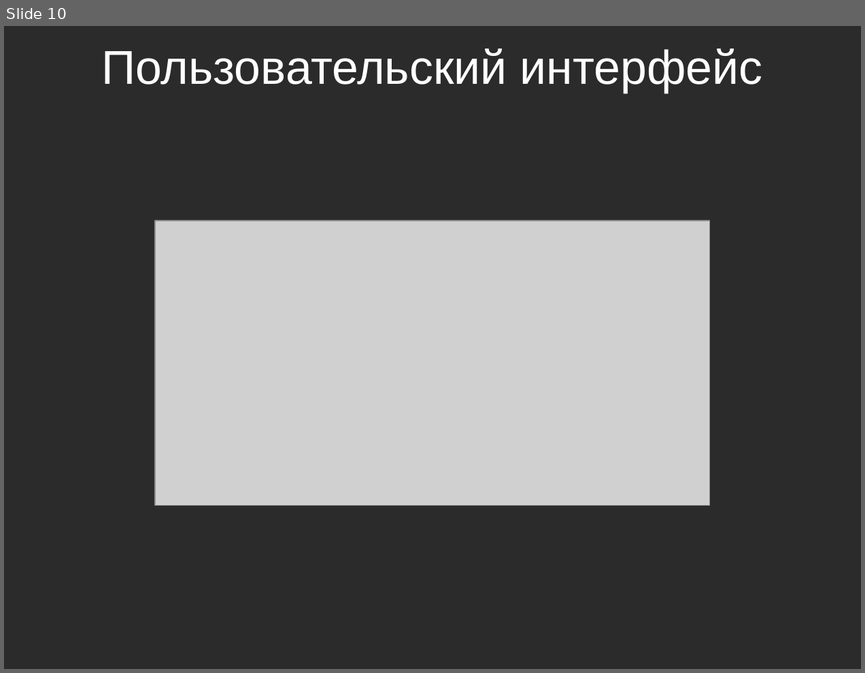
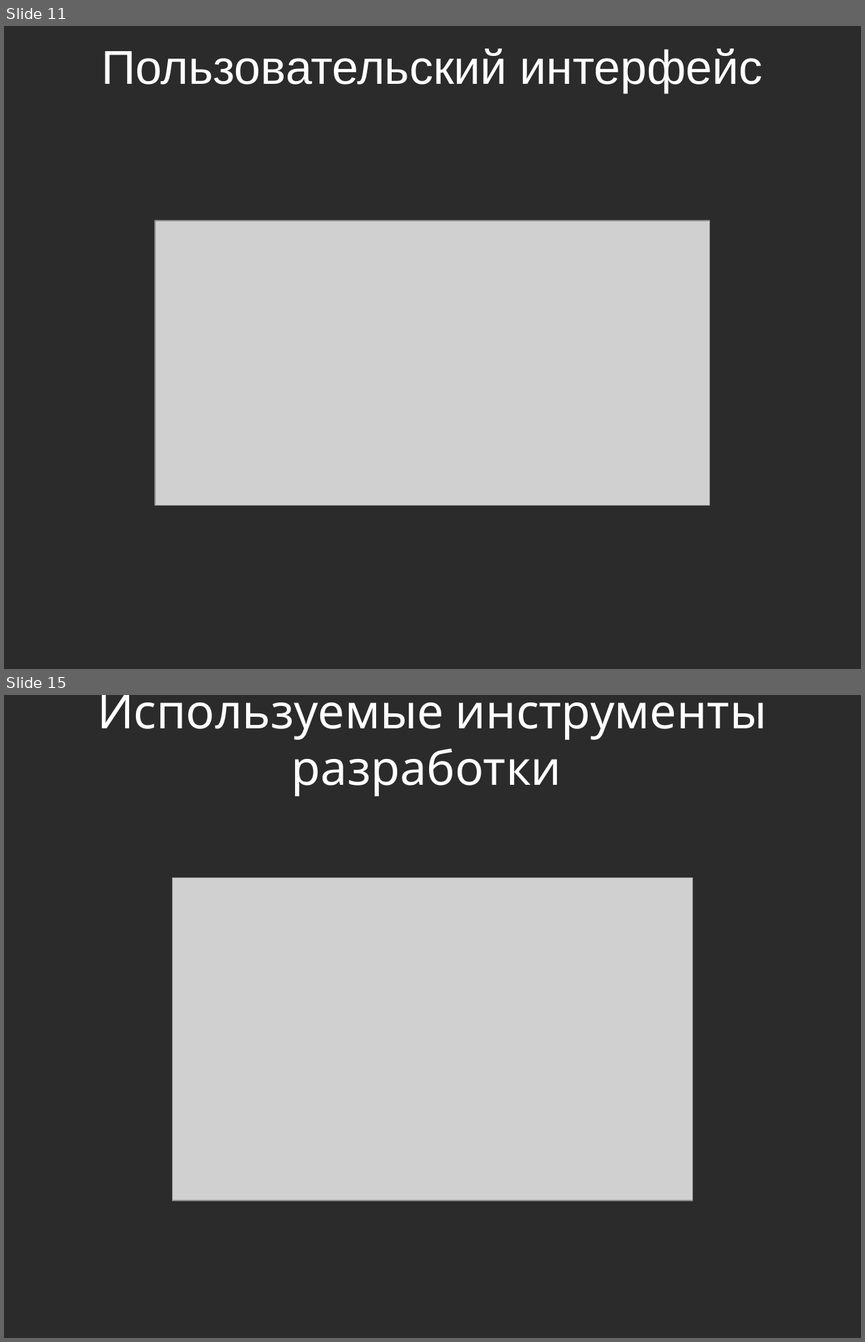
Before and after one commit to maxim79135/Course_4, a slide deck: Course work/Презентация.pptx. Shown one above the other, each under a label of ours: slide 10 before the commit, slides 11 and 15 after it; the slides between them are not shown. The pictures are 865x673 and 865x1342 pixels, drawn with LibreOffice and Linux fonts; fonts in the diff are those of the drawing; grey boxes stand for pictures; background and template pictures are left out; a plain dark background stands for a picture behind light text. Boxes give left, top, right and bottom in pixels: in the first picture for what was removed or moved away, otherwise in the second. Text is boxed around its words. In the diff, an @@ line names an element or a change of style, - is before the commit and + after.

```diff
--- a/Course work/Презентация.pptx
+++ b/Course work/Презентация.pptx
@@ slide 15 added at <box>4,695,861,1338</box>, background picture (left out) @@
@@ text added at <box>97,695,767,796</box>, 44 pt, text #FFFFFF @@
+Используемые инструменты разработки
@@ picture added at <box>173,878,693,1200</box> @@
@@ what was slide 10 is now slide 11 @@
```
Also in this commit, not shown: 2 slides changed, 4 other slides added, 3 other files.
